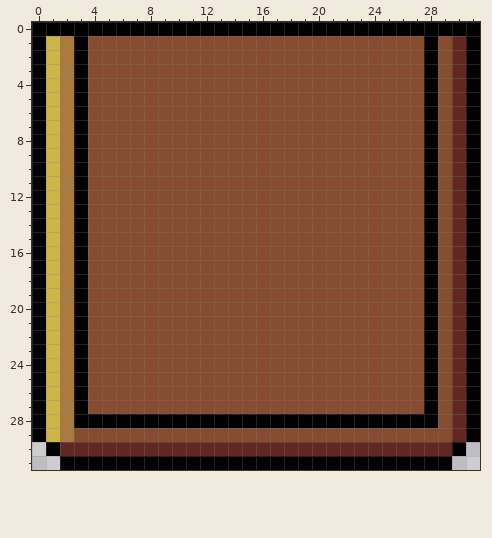
Two states of a pixel-art sprite, TheArena/TheArenaContent/UI/Window-Content.png. The first picture shows the starting point.
The file is 32x32 pixels. Colours within 5 levels of each other are drawn and written as one.
New version:
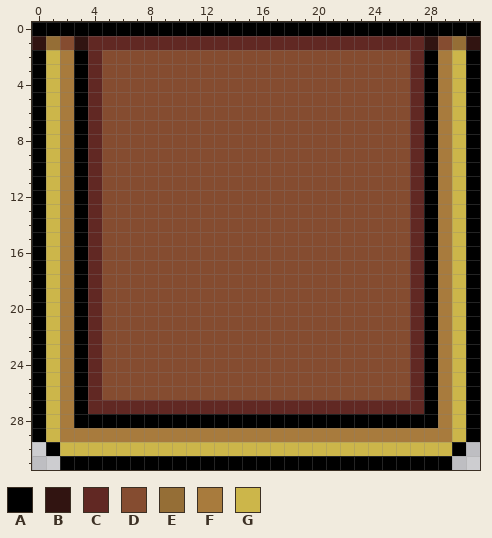
Palette (. is transparent): A #000000  B #311411  C #612823  D #854c30  E #956e36  F #a87b3d  G #ccb64a
The author wrote: Cleaned up window look
Changes in this commit:
Colour B replaces colour A in row 1 at x 0, 3, 28 and 31.
Colour C replaces colour D in row 1 at x 4 to 27; in rows 2 to 26 at x 4 and 27; in row 27 at x 4 to 27.
Colour D replaces colour F in row 1 at x 2.
Colour E replaces colour C in row 1 at x 30.
Colour E replaces colour G in row 1 at x 1.
Colour F replaces colour D in rows 2 to 28 at x 29; in row 29 at x 3 to 29.
Colour G replaces colour C in rows 2 to 29 at x 30; in row 30 at x 2 to 29.
Changed places in both pictures, as pixel boxes (x1, y1, x2, y2):
changed: (32, 36, 480, 456)
